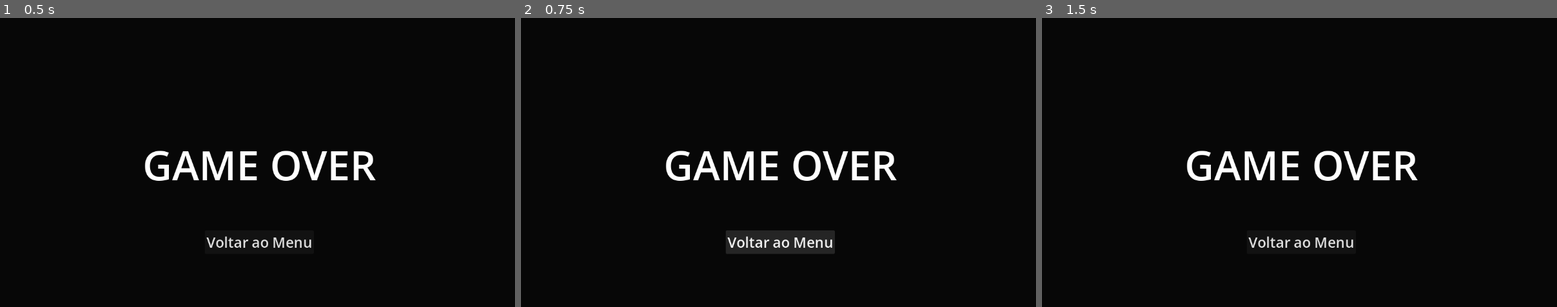
Above: before the commit, frames 1-3 (left to right).
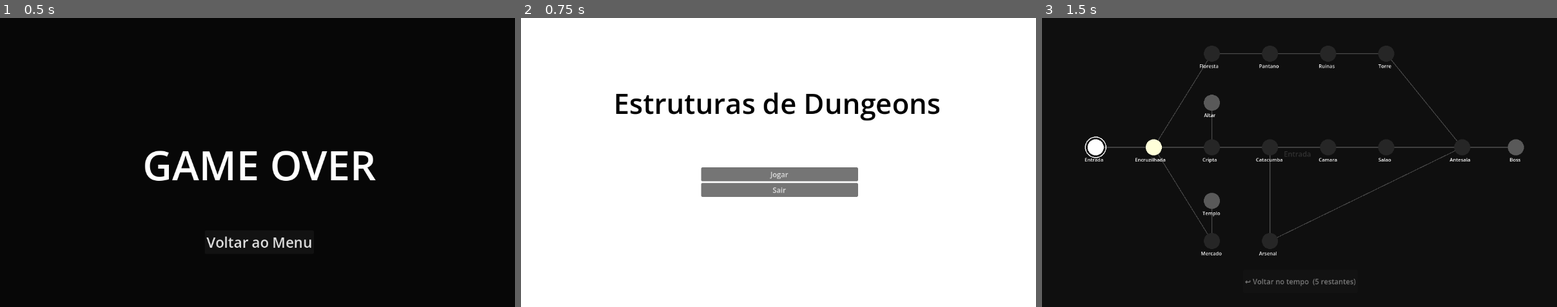
Above: after the commit, the same moments.

Repository: gABIREUSU/Estrutura-de-Dungeons
Game: Godot game, scene res://scenes/ui/GameOver.tscn
Same seed, same stepped clock (60 frames per second), same inputs: the game is played once before the commit and once after it. This scene is started directly instead of the project's main scene.
Inputs (mouse positions are in pixels of both pictures, inside the frame that each line leads up to):
- Up to frame 1 (0.5 s): no input
- Up to frame 2 (0.75 s): click "Voltar ao Menu" at 0.5 s
- Up to frame 3 (1.5 s): click (1299, 174) at 1.25 s, where only the run after the commit has a clickable "Jogar"

Frame 1 is identical in both runs. In frame 2, 98% of the frame differs, in the area x 0-100%, y 0-100%; in frame 3, 5.6%.
Error before the commit: Invalid assignment of property or key 'chave_no_mercado' with value of type 'bool' on a base object of type 'Node (game_manager.gd)'. (res://scripts/game_over.…

Commit message:
Tela de vitoria e pontuação

Diff:
--- /dev/null
+++ b/scenes/ui/Vitoria.tscn
@@ -0,0 +1,86 @@
+[gd_scene format=3 uid="uid://b0sfsyen4i85m"]
+
+[ext_resource type="Script" uid="uid://b12d83qaohoq1" path="res://scripts/vitoria.gd" id="1_65dp7"]
+
+[node name="Vitoria" type="CanvasLayer" unique_id=564211537]
+script = ExtResource("1_65dp7")
+
+[node name="Control" type="Control" parent="." unique_id=85178739]
+layout_mode = 3
+anchors_preset = 15
+anchor_right = 1.0
+anchor_bottom = 1.0
+grow_horizontal = 2
+grow_vertical = 2
+
+[node name="ColorRect" type="ColorRect" parent="Control" unique_id=1156643539]
+layout_mode = 1
+anchors_preset = 15
+anchor_right = 1.0
+anchor_bottom = 1.0
+grow_horizontal = 2
+grow_vertical = 2
+color = Color(0, 0, 0, 1)
+
+[node name="Label" type="Label" parent="Control" unique_id=1767922995]
+layout_mode = 1
+anchors_preset = 8
+anchor_left = 0.5
+anchor_top = 0.5
+anchor_right = 0.5
+anchor_bottom = 0.5
+offset_left = -239.0
+offset_top = -172.5
+offset_right = 239.0
+offset_bottom = -3.5
+grow_horizontal = 2
+grow_vertical = 2
+theme_override_font_sizes/font_size = 123
+text = "VITÓRIA"
+
+[node name="LabelPontos" type="Label" parent="Control" unique_id=2034537404]
+layout_mode = 1
+anchors_preset = 8
+anchor_left = 0.5
+anchor_top = 0.5
+anchor_right = 0.5
+anchor_bottom = 0.5
+offset_left = -49.5
+offset_top = 1.0
+offset_right = 51.5
+offset_bottom = 43.0
+grow_horizontal = 2
+grow_vertical = 2
+theme_override_font_sizes/font_size = 30
+text = "Pontos"
+
+[node name="LabelDetalhes" type="Label" parent="Control" unique_id=347898838]
+layout_mode = 1
+anchors_preset = 8
+anchor_left = 0.5
+anchor_top = 0.5
+anchor_right = 0.5
+anchor_bottom = 0.5
+offset_left = -41.0
+offset_top = 128.0
+offset_right = 45.0
+offset_bottom = 156.0
+grow_horizontal = 2
+grow_vertical = 2
+theme_override_font_sizes/font_size = 15
+text = "Detalhes"
+
+[node name="Button" type="Button" parent="Control" unique_id=941476625]
+layout_mode = 1
+anchors_preset = 7
+anchor_left = 0.5
+anchor_top = 1.0
+anchor_right = 0.5
+anchor_bottom = 1.0
+offset_left = -4.0
+offset_top = -59.0
+offset_right = 4.0
+offset_bottom = -51.0
+grow_horizontal = 2
+grow_vertical = 0
+text = "Voltar ao Menu"
--- a/scripts/game_manager.gd
+++ b/scripts/game_manager.gd
@@ -193,7 +193,7 @@
 	"nome": "Herói",
 	"hp": 150,
 	"hp_max": 150,
-	"ataque": 100,
+	"ataque": 250,
 	"precisao": 100,
 	"defendendo": false,
 	"tem_chave": false,
@@ -201,13 +201,15 @@
 }
 
 var sala_atual: String = "Entrada"
-
+var salas_visitadas: int = 0
 var alavanca_ativada: bool = false
 var chave_nas_catacumbas: bool = false
 var mercado_inspecionado: bool = false
 var pilha: Array = []
 const MAX_POPS: int = 5
 var pops_restantes: int = MAX_POPS
+var usou_alavanca: bool = false
+var usou_chave: bool = false
 
 func _ready():
 	pilha.push_back("Entrada")
@@ -233,6 +235,7 @@
 	pilha.push_back(destino)
 	sala_atual = destino
 	_limpar_overlays()
+	salas_visitadas += 1
 	get_tree().change_scene_to_file(salas[sala_atual]["cena"])
 	return true
 
@@ -259,6 +262,7 @@
 
 func ativar_alavanca():
 	alavanca_ativada = true
+	usou_alavanca = true
 	print("Alavanca ativada! A Câmara foi destrancada.")
 
 func jogar_chave_pela_abertura():
@@ -270,6 +274,7 @@
 		return
 	jogador["tem_chave"] = false
 	chave_nas_catacumbas = true
+	usou_chave = true
 	print("A chave caiu pelas catacumbas!")
 
 func checar_roubo_encruzilhada():
@@ -312,3 +317,21 @@
             "res://scenes/combat/GerenciadorCombate.tscn"
 		]:
 			no.queue_free()
+
+func calcular_pontuacao() -> int:
+	var pontos_base = 1000
+	var penalidade_salas = salas_visitadas * 20
+	var penalidade_pops = (MAX_POPS - pops_restantes) * 50
+
+	# Bônus por resolver puzzles
+	var bonus_alavanca = 200 if usou_alavanca else 0
+	var bonus_chave = 200 if usou_chave else 0
+
+	# Bônus por terminar com vida alta
+	var bonus_vida = int((float(jogador["hp"]) / jogador["hp_max"]) * 150)
+
+	return max(0, pontos_base - penalidade_salas - penalidade_pops + bonus_alavanca + bonus_chave + bonus_vida)
+
+func vitoria():
+	var tela = preload("res://scenes/ui/Vitoria.tscn").instantiate()
+	get_tree().root.add_child(tela)
--- a/scripts/game_over.gd
+++ b/scripts/game_over.gd
@@ -15,9 +15,8 @@
 	GameManager.pops_restantes = GameManager.MAX_POPS
 
 	GameManager.alavanca_ativada = false
-	GameManager.chave_no_mercado = false
 	GameManager.mercado_inspecionado = false
-
+	GameManager.salas_visitadas = 0
 	for nome in GameManager.salas:
 		GameManager.salas[nome]["combate_concluido"] = false
 		GameManager.salas[nome]["desbloqueada"] = false
--- a/scripts/gerenciador_combate.gd
+++ b/scripts/gerenciador_combate.gd
@@ -158,6 +158,12 @@
 	if not is_instance_valid(self):
 		return
 	GameManager.combate_concluido()
+
+	if GameManager.sala_atual == "Boss":
+		queue_free()
+		GameManager.vitoria()
+		return
+
 	_mostrar_botao_inspecao()
 
 func _resolver_derrota():
--- a/scripts/grafo_node.gd
+++ b/scripts/grafo_node.gd
@@ -49,13 +49,11 @@
 	var sala_atual = GameManager.sala_atual
 	var vizinhos_acessiveis = _get_vizinhos_acessiveis()
 
-	# ── Desenha arestas ──
 	for nome in salas:
 		for vizinho in salas[nome]["vizinhos"]:
 			if posicoes.has(nome) and posicoes.has(vizinho):
 				draw_line(posicoes[nome], posicoes[vizinho], COR_LINHA, 1.5)
 
-	# ── Desenha nós ──
 	for nome in posicoes:
 		if not salas.has(nome):
 			continue
@@ -64,13 +62,11 @@
 		var cor = _get_cor_sala(nome, sala_atual, vizinhos_acessiveis)
 		var raio = RAIO_SALA
 
-		# Brilho pulsante nos acessíveis
 		if nome in vizinhos_acessiveis and nome == sala_hover:
 			draw_circle(pos, raio + 8, Color(cor.r, cor.g, cor.b, 0.2))
 
 		draw_circle(pos, raio, cor)
 
-		# Label da sala
 		var fonte_cor = Color.BLACK if cor.v > 0.5 else Color.WHITE
 		draw_string(
 			ThemeDB.fallback_font,
@@ -82,7 +78,6 @@
 			fonte_cor if false else Color.WHITE
 		)
 
-	# ── Indicador da sala atual ──
 	var pos_atual = posicoes.get(sala_atual, Vector2.ZERO)
 	draw_arc(pos_atual, RAIO_SALA + 5, 0, TAU, 32, COR_SALA_ATUAL, 2.0)
 
@@ -179,11 +174,9 @@
 	popup.autowrap_mode = TextServer.AUTOWRAP_WORD
 	popup.custom_minimum_size = Vector2(300, 0)
 
-	# Fundo escuro pra contraste
 	popup.add_theme_color_override("font_color", Color.WHITE)
 	popup.add_theme_stylebox_override("normal", _criar_fundo_popup())
 
-	# Canto inferior esquerdo
 	popup.position = Vector2(16, get_viewport().size.y - 180)
 	get_parent().add_child(popup)
 
--- a/scripts/main_menu.gd
+++ b/scripts/main_menu.gd
@@ -4,7 +4,6 @@
 # Called when the node enters the scene tree for the first time.
 func _ready() -> void:
 	pass # Replace with function body.
-
 
 # Called every frame. 'delta' is the elapsed time since the previous frame.
 func _process(_delta: float) -> void:
@@ -13,6 +12,5 @@
 func _on_jogar_btn_pressed() -> void:
 	get_tree().change_scene_to_file("res://scenes/rooms/Entrada.tscn")
 
-
 func _on_sair_btn_pressed() -> void:
 	get_tree().quit()
--- /dev/null
+++ b/scripts/vitoria.gd
@@ -0,0 +1,42 @@
+extends CanvasLayer
+
+@onready var label_pontos = $Control/LabelPontos
+@onready var label_detalhes = $Control/LabelDetalhes
+@onready var botao = $Control/Button
+
+func _ready():
+	var pontos = GameManager.calcular_pontuacao()
+	var pops_usados = GameManager.MAX_POPS - GameManager.pops_restantes
+	var bonus_alavanca = 200 if GameManager.usou_alavanca else 0
+	var bonus_chave = 200 if GameManager.usou_chave else 0
+	var bonus_vida = int((float(GameManager.jogador["hp"]) / GameManager.jogador["hp_max"]) * 150)
+
+	label_pontos.text = "Pontuação Final: " + str(pontos)
+	label_detalhes.text = (
+		"Pontos base: 1000\n" +
+		"Salas visitadas: " + str(GameManager.salas_visitadas) + "  (-" + str(GameManager.salas_visitadas * 20) + " pts)\n" +
+		"Pops usados: " + str(pops_usados) + "  (-" + str(pops_usados * 50) + " pts)\n" +
+		"Bônus alavanca: +" + str(bonus_alavanca) + " pts\n" +
+		"Bônus chave: +" + str(bonus_chave) + " pts\n" +
+		"Bônus vida restante: +" + str(bonus_vida) + " pts"
+	)
+
+func _on_voltar_pressed():
+	GameManager.jogador["hp"] = GameManager.jogador["hp_max"]
+	GameManager.jogador["defendendo"] = false
+	GameManager.jogador["tem_chave"] = false
+	GameManager.pilha = ["Entrada"]
+	GameManager.sala_atual = "Entrada"
+	GameManager.pops_restantes = GameManager.MAX_POPS
+	GameManager.alavanca_ativada = false
+	GameManager.chave_nas_catacumbas = false
+	GameManager.mercado_inspecionado = false
+	GameManager.salas_visitadas = 0
+	for nome in GameManager.salas:
+		GameManager.salas[nome]["combate_concluido"] = false
+		GameManager.salas[nome]["desbloqueada"] = false
+	GameManager.salas["Entrada"]["desbloqueada"] = true
+	GameManager.salas["Entrada"]["combate_concluido"] = true
+	GameManager.salas["Encruzilhada"]["desbloqueada"] = true
+	queue_free()
+	get_tree().change_scene_to_file("res://scenes/ui/MainMenu.tscn")
Not shown, added: scripts/vitoria.gd.uid
